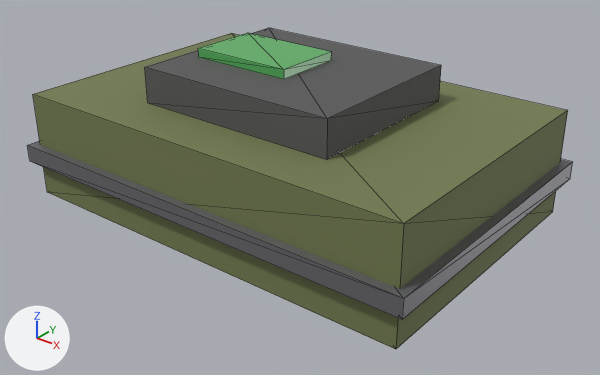
Before and after pictures for a commit that changed the glTF model Game/ShooterGame/SourceArt/Weapons/C4.glb.
Both versions are drawn from a 50 mm lens placed at (0.267, -0.328, 0.214), pointed at (0.011, -0.008, 0.015). Every picture has the same lights, and +X, +Y and +Z are marked at lower left. The older version comes first. Mesh edges are drawn as thin lines. Vertices at exactly the same position are counted once.

In view in the first picture: 'C4'.
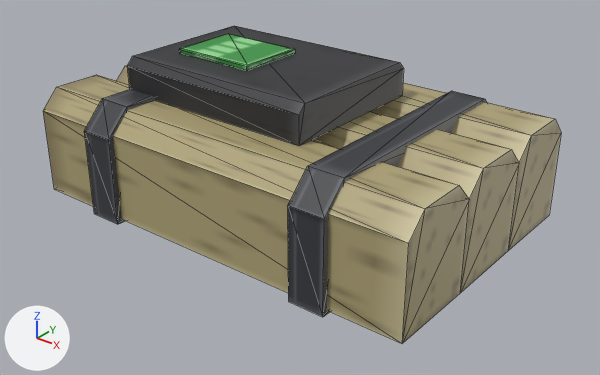
Location of each change, [x1, y1, x2, y2] in pixels of the pictures (600 x 375 px):
'C4', reshaped
    before: [27, 28, 573, 349]
    after: [43, 26, 561, 344]
part 1 of me_c4, rebuilt (13% narrower, 19% shorter)
    before: [198, 33, 332, 79]
    after: [179, 33, 295, 70]
part 2 of me_c4, rebuilt
    before: [27, 141, 573, 319]
    after: [43, 65, 561, 344]
part 3 of me_c4, rebuilt (6% narrower, 9% shorter)
    before: [145, 28, 441, 160]
    after: [127, 26, 404, 146]
part 4 of me_c4, cut back
    before: [33, 33, 568, 349]
    after: [84, 89, 487, 317]

What changed in the scene script:
```text
Add img_c4_d:
    img_c4_d = load_image('C4_D', '_unpacked/C4_D', 64, 64, 'sRGB')
Add mat_c4:
    mat_c4 = principled_material('C4')
    mat_c4.texture = img_c4_d
Change me_c4:
    used by ob_c4; location = (0.0, 0.0, 0.0)
    remove me_c4.from_pydata(...)  # 32 vertices, 48 faces; spans x -0.125..0.125, y -0.085..0.085, z 0.0..0.085
    remove me_c4.materials.append(mat_bombdisplay)  # green #59b361
    remove me_c4.materials.append(mat_weaponmetal)  # grey #818186
    remove me_c4.materials.append(mat_weaponolive)  # dark green #737c50
    remove me_c4.materials.append(mat_weaponpolymer)  # dark grey #595959
    add me_c4.from_pydata(...)  # 76 vertices, 140 faces; spans x -0.12..0.12, y -0.078..0.078, z -0.002..0.083
    me_c4 part 1: the loose piece of 8 vertices spanning x -0.05..0.01, y -0.02..0.02, z 0.08..0.085 is rebuilt with 12 vertices and now spans x -0.065..-0.015, y -0.02..0.02, z 0.079..0.083, in mat_c4 (picture img_c4_d)
    me_c4 part 2: the loose piece of 8 vertices spanning x -0.125..0.125, y -0.085..0.085, z 0.02..0.03 is rebuilt with 28 vertices and now spans x -0.12..0.12, y -0.075..0.075, z 0.0..0.06, in mat_c4 (picture img_c4_d)
    me_c4 part 3: the loose piece of 8 vertices spanning x -0.06..0.06, y -0.05..0.05, z 0.06..0.08 is rebuilt with 12 vertices and now spans x -0.08..0.04, y -0.045..0.045, z 0.06..0.08, in mat_c4 (picture img_c4_d)
    me_c4 part 4
    8 vertices are removed from x -0.12..0.12, y -0.08..0.08, z 0.0..0.06
    12 faces are deleted
    12 vertices are added at x -0.08..0.06, y -0.078..0.078, z -0.002..0.062
    12 new vertices lie (0.02, 0.0, 0.0) away from vertices in x -0.08..0.06, y -0.078..0.078, z -0.002..0.062
    40 new faces join them
    add me_c4.materials.append(mat_c4)  # picture img_c4_d
```
